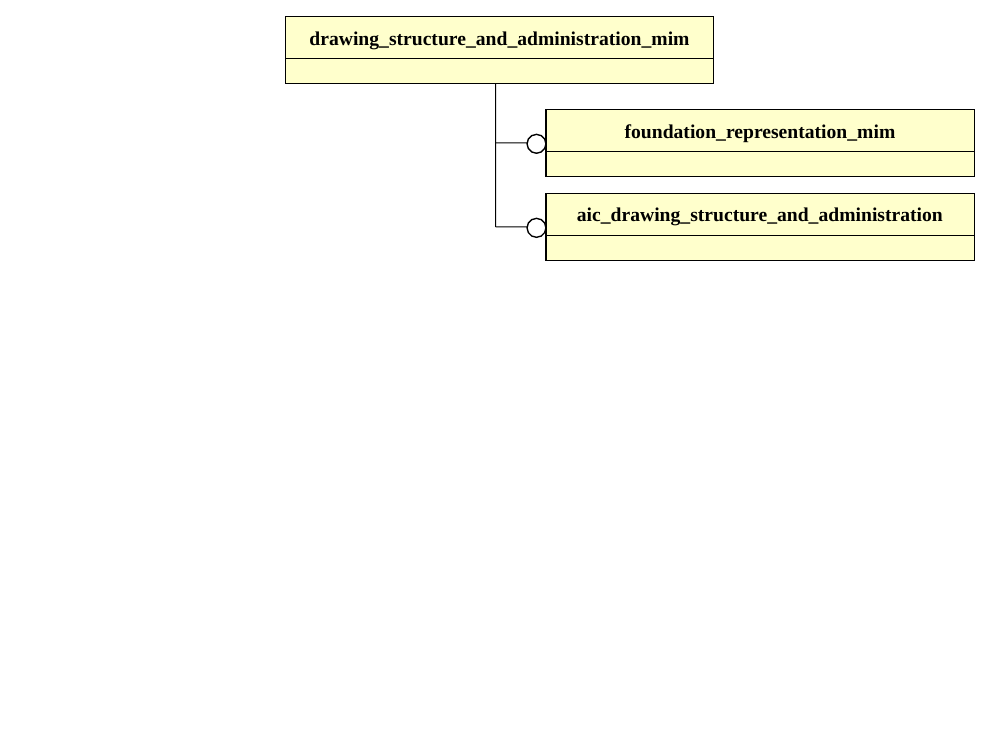
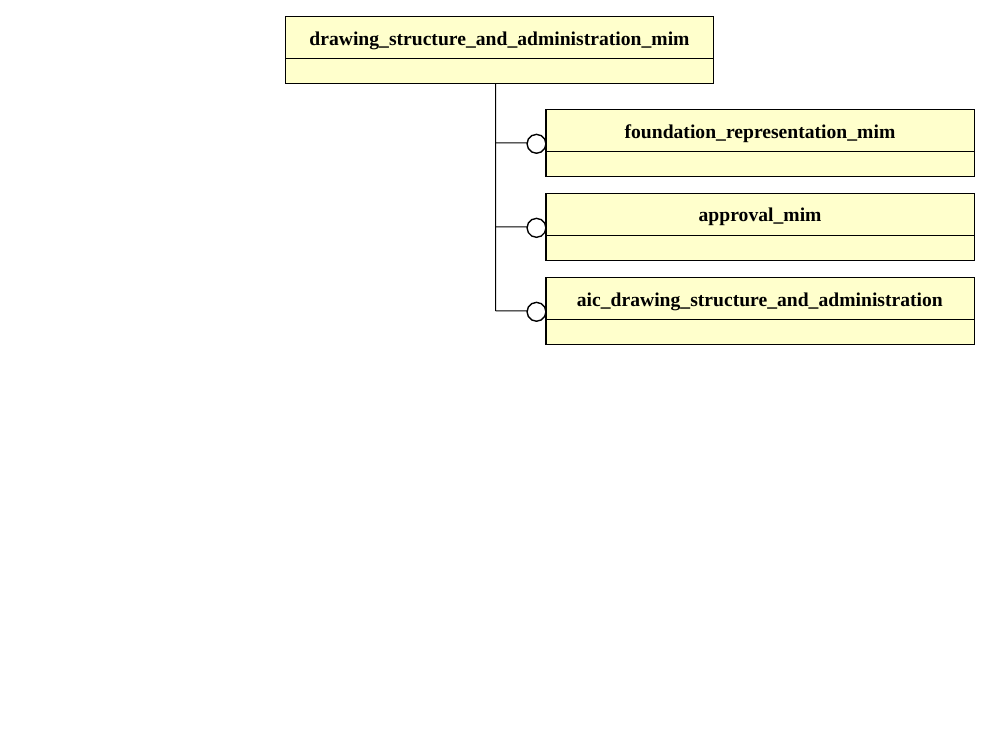
Before and after one commit to starseeker/stepmod_mirror, a slide deck: slide 3 of data/modules/drawing_structure_and_administration/drawing_structure_and_administration.ppt. Drawn at 1008x756 pixels with LibreOffice and Linux fonts; fonts in the diff are those of the drawing. Boxes give left, top, right and bottom in pixels: in the first picture for what was removed or moved away, otherwise in the second. Text is boxed around its words. In the diff, an @@ line names an element or a change of style, - is before the commit and + after.

Commit message:
approval for drawings

```diff
--- a/data/modules/drawing_structure_and_administration/drawing_structure_and_administration.ppt
+++ b/data/modules/drawing_structure_and_administration/drawing_structure_and_administration.ppt
@@ line moved from (496, 227) - (496, 84) to (496, 310) - (496, 84) @@
@@ rectangle added at (x1=546, y1=194, x2=975, y2=236), fill #FFFFCC, outline #000000 0.74 pt, 14 pt, text #000000, bold @@
+approval_mim
@@ rectangle "aic_drawing_structure_and_administration" moved from (x1=546, y1=194, x2=975, y2=236) to (x1=546, y1=277, x2=975, y2=320) @@
@@ line added from (496, 310) to (529, 310), #000000 0.74 pt @@
@@ ellipse added at (x1=527, y1=302, x2=546, y2=322), fill #FFFFFF, outline #000000 0.99 pt @@
@@ rectangle added at (x1=546, y1=320, x2=975, y2=345), fill #FFFFCC, outline #000000 0.74 pt @@
```
Also in this commit, not shown: 2 other slides changed, 1 slide added, 13 other files.
